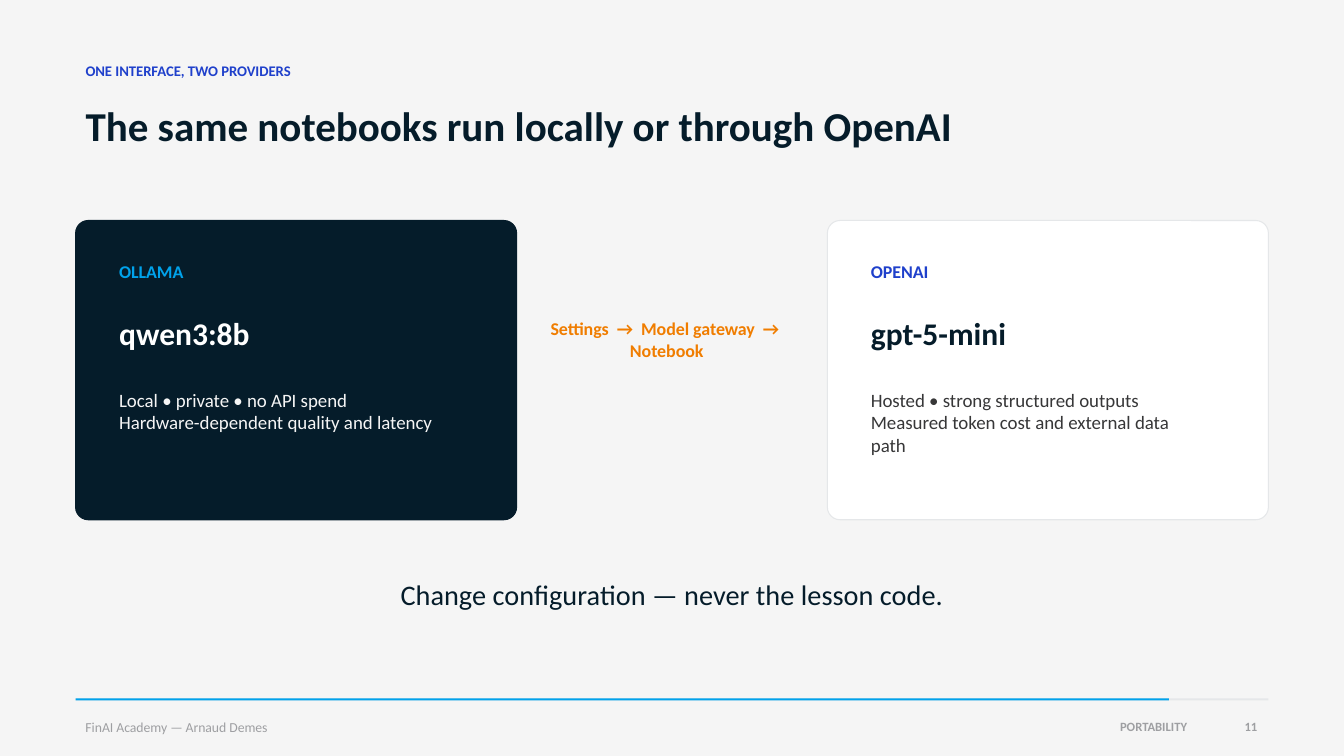
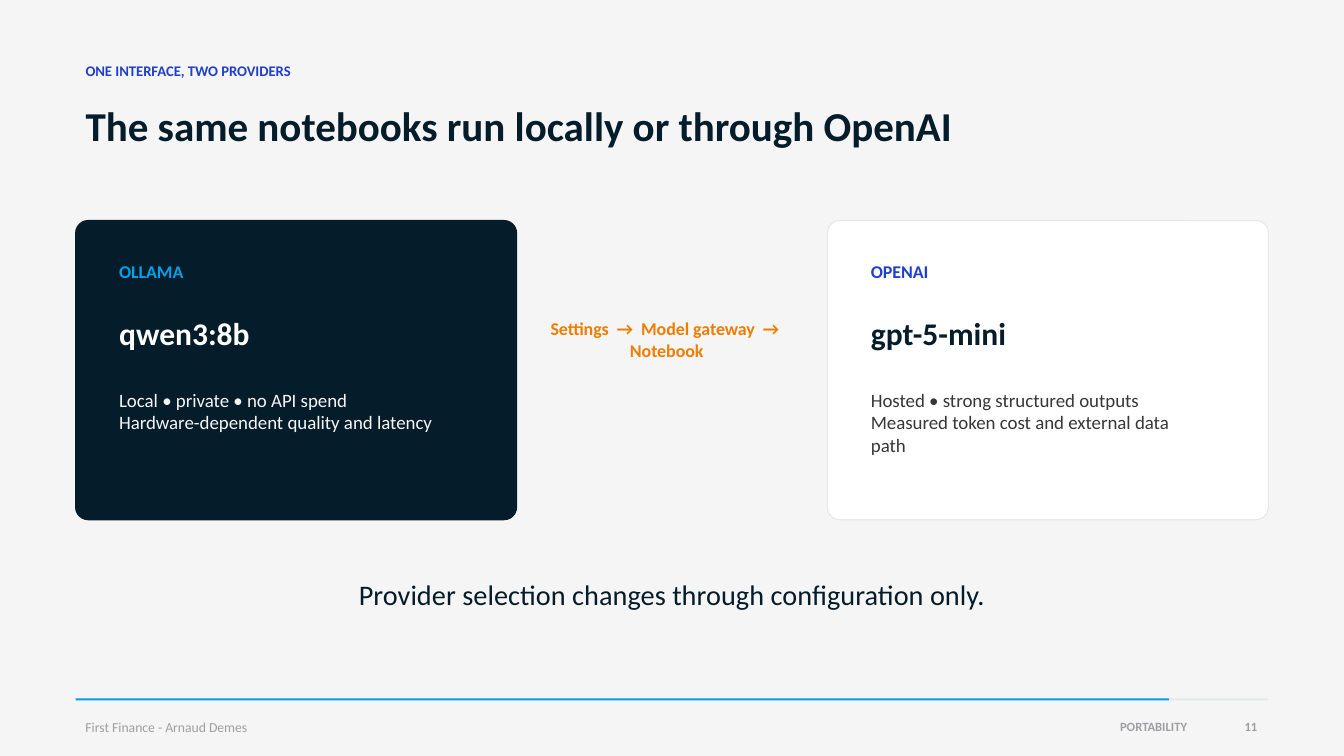
Before and after one commit to Nonocho/finai-academy, a slide deck: slide 11 of decks/00-course-introduction.pptx. Drawn at 1344x756 pixels with LibreOffice and Linux fonts; fonts in the diff are those of the drawing. Boxes give left, top, right and bottom in pixels: in the first picture for what was removed or moved away, otherwise in the second. Text is boxed around its words. In the diff, an @@ line names an element or a change of style, - is before the commit and + after.

```diff
--- a/decks/00-course-introduction.pptx
+++ b/decks/00-course-introduction.pptx
@@ text at bbox=[359, 585, 984, 610]: text changed @@
-Change configuration — never the lesson code.
+Provider selection changes through configuration only.
@@ text at bbox=[85, 722, 247, 732]: text changed @@
-FinAI Academy — Arnaud Demes
+First Finance - Arnaud Demes
```
Also in this commit, not shown: 11 other slides changed, 1 other file.
